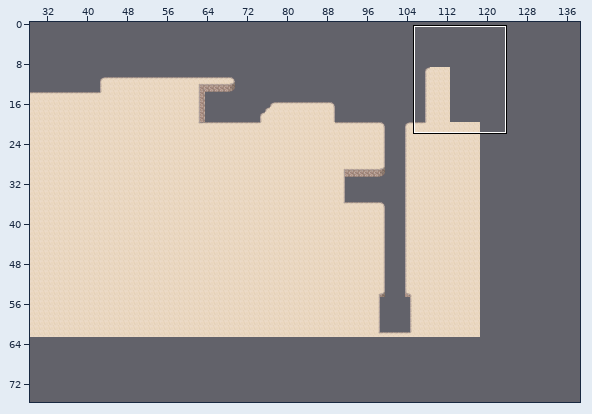
Two states of a Tiled map, DestroyTheNuduhake/assets/mapa.tmx. The picture above shows the old version from afar; the outline marks the close-up.
Close-up. Earlier state:
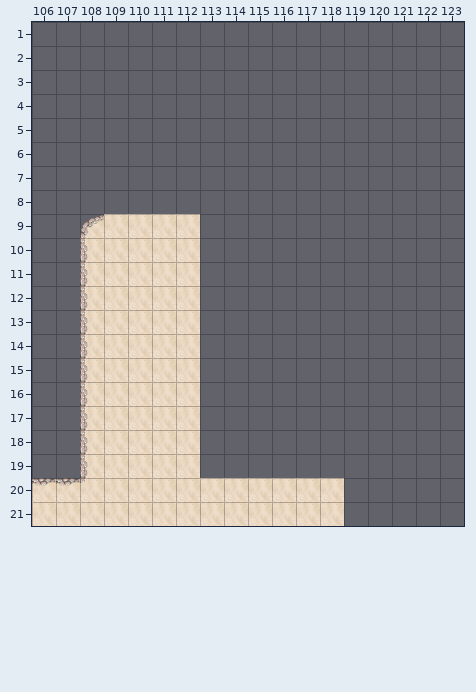
Cells are 32x32 px. Shown: x 106..123, y 1..21. The commit also changed other parts of the map, which this record leaves out.
After:
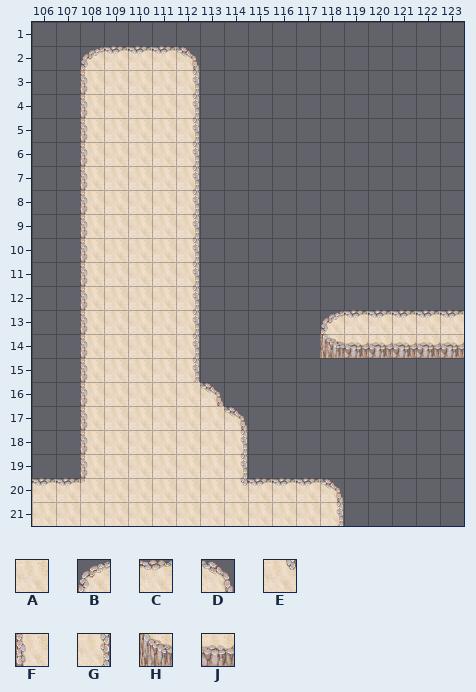
Key: from "desert": A 1, B 40, C 41, D 42, E 44, F 48, G 50, H 56, J 57.
_ is an empty cell, . an unchanged one.
The exact change:
--- layer "Camada de Tiles 1"
@@ x 108..123 @@
- 2 _____...........
- 3 _____...........
- 4 _____...........
- 5 _____...........
- 6 _____...........
- 7 _____...........
- 8 _____...........
- 9 B...A...........
-10 ....A...........
-11 ....A...........
-12 ....A...........
-13 ....A.....______
-14 ....A.....______
-15 ....A...........
-16 ....._..........
-17 .....__.........
-18 .....__.........
-19 .....__.........
-20 ......AAAAA.....
-21 ..........A.....
+ 2 BCCCD...........
+ 3 FAAAG...........
+ 4 FAAAG...........
+ 5 FAAAG...........
+ 6 FAAAG...........
+ 7 FAAAG...........
+ 8 FAAAG...........
+ 9 F...G...........
+10 ....G...........
+11 ....G...........
+12 ....G...........
+13 ....G.....BCCCCC
+14 ....G.....HJJJJJ
+15 ....G...........
+16 .....D..........
+17 .....AD.........
+18 .....AG.........
+19 .....AG.........
+20 ......ECCCD.....
+21 ..........G.....
